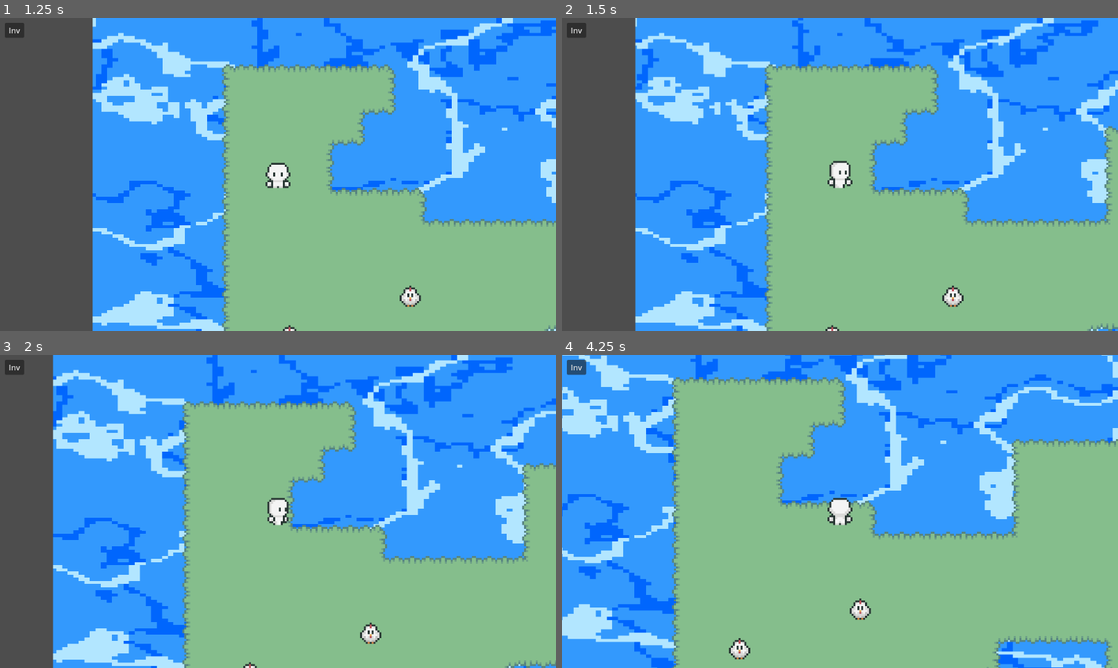
Above: before the commit, frames 1-4 (two rows, left to right).
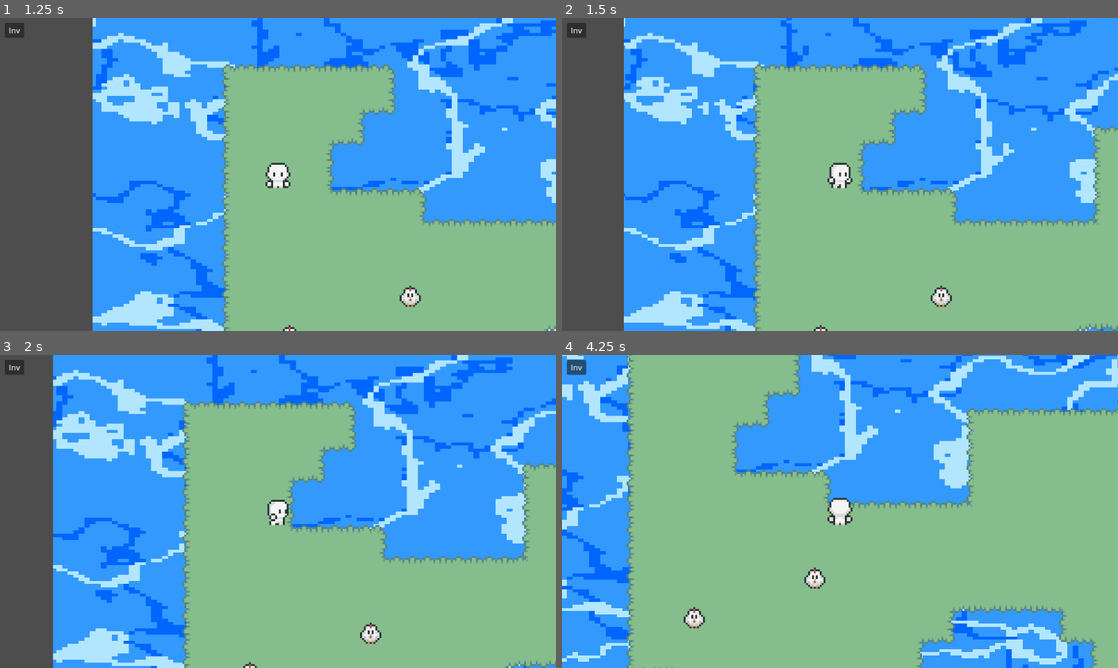
Above: after the commit, the same moments.

Repository: coryo12345/simple-godot-intro
Game: Godot game, scene res://scenes/MainMenu/main_menu.tscn
The game is run twice, just before and just after one commit, with the same random seed, the same clock (stepped at 60 frames per second) and the same inputs.
Inputs (mouse positions are in pixels of both pictures, inside the frame that each line leads up to):
- Up to frame 1 (1.25 s): click (166, 215) at 0.5 s
- Up to frame 2 (1.5 s): move the mouse to (962, 158) at 1.27 s; hold D (move_right) from 1.28 s (still down); hold Shift (sprint, bound only after the commit) from 1.28 s (still down); click (962, 158) at 1.42 s
- Up to frame 3 (2 s): keep holding D (move_right); keep holding Shift (sprint, bound only after the commit)
- Up to frame 4 (4.25 s): move the mouse to (728, 527) at 2.02 s; release D (move_right) at 2.03 s; release Shift (sprint, bound only after the commit) at 2.03 s; hold S (move_down) 2.03-2.78 s; tap Space (interact) at 2.1 s; tap Shift (sprint, bound only after the commit) at 2.3, 3.6 s; move the mouse to (895, 442) at 2.77 s; hold D (move_right) 2.78-3.53 s; hold Shift (sprint, bound only after the commit) 2.78-3.53 s; move the mouse to (812, 574) at 3.52 s; hold W (move_up) from 3.53 s (still down); click (812, 574) at 3.67 s

Frame 1 is identical in both runs. In frame 2, 19% of the frame differs, in the area x 11-100%, y 0-100%; in frame 3, 0.2%; in frame 4, 40%, in the area x 0-100%, y 0-100%.

Commit message:
added sprint

Diff:
--- a/project.godot
+++ b/project.godot
@@ -60,3 +60,8 @@
 , Object(InputEventKey,"resource_local_to_scene":false,"resource_name":"","device":-1,"window_id":0,"alt_pressed":false …(183 unchanged characters)…
 ]
 }
+sprint={
+"deadzone": 0.5,
+"events": [Object(InputEventKey,"resource_local_to_scene":false,"resource_name":"","device":-1,"window_id":0,"alt_pressed":false,"shift_pressed":false,"ctrl_pressed":false,"meta_pressed":false,"pressed":false,"keycode":0,"physical_keycode":4194325,"key_label":0,"unicode":0,"location":0,"echo":false,"script":null)
+]
+}
--- a/scenes/Character/animation.gd
+++ b/scenes/Character/animation.gd
@@ -11,6 +11,7 @@
 
 
 func play_animation():
+	self.speed_scale = state.speed_scale
 	match state.state:
 		state.States.WALKING:
 			match state.direction:
--- a/scenes/Character/character.gd
+++ b/scenes/Character/character.gd
@@ -11,7 +11,14 @@
 	velocity.x = Input.get_axis("move_left", "move_right") * speed
 	velocity.y = Input.get_axis("move_up", "move_down") * speed
 
-	state.update_state(velocity)
+	var speed_scale: float = 1.0
+	if Input.is_action_pressed("sprint"):
+		speed_scale = 1.6
+
+	velocity *= speed_scale
+
+
+	state.update_state(velocity, speed_scale)
 	move_and_slide()
 
 
--- a/scenes/Character/state_machine.gd
+++ b/scenes/Character/state_machine.gd
@@ -4,18 +4,21 @@
 
 var state: States = States.IDLE
 var direction: Utils.Direction = Utils.Direction.DOWN
+var speed_scale: float = 1.0
 
-func update_state(velocity: Vector2):
+func update_state(velocity: Vector2, speed: float):
     if velocity.length() != 0:
-        state = States.WALKING
+        self.state = States.WALKING
+        self.speed_scale = speed
     else:
-        state = States.IDLE
+        self.state = States.IDLE
+        self.speed_scale = 1.0
 
     if velocity.x > 0:
-        direction = Utils.Direction.RIGHT
+        self.direction = Utils.Direction.RIGHT
     elif velocity.x < 0:
-        direction = Utils.Direction.LEFT
+        self.direction = Utils.Direction.LEFT
     elif velocity.y > 0:
-        direction = Utils.Direction.DOWN
+        self.direction = Utils.Direction.DOWN
     elif velocity.y < 0:
-        direction = Utils.Direction.UP
+        self.direction = Utils.Direction.UP
